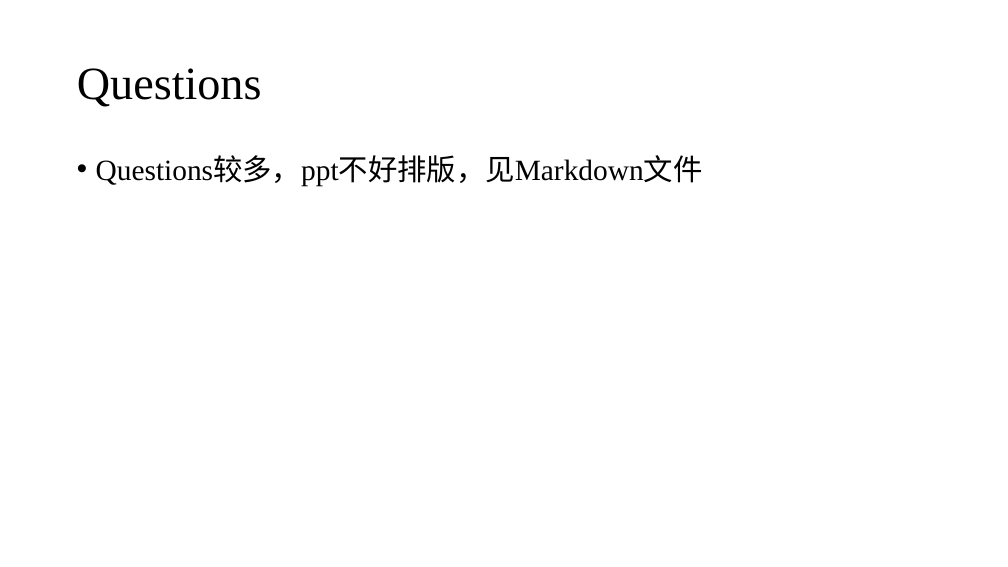
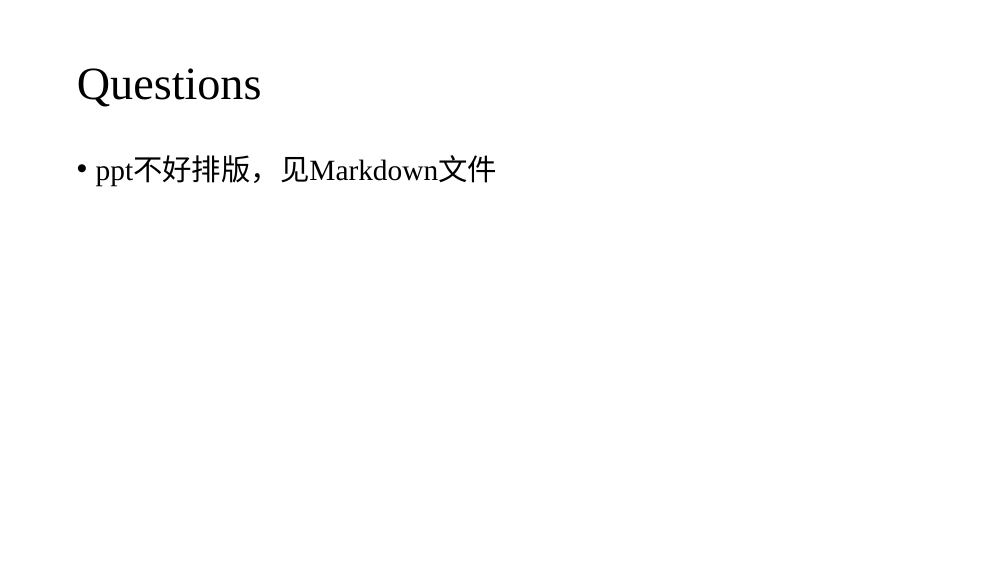
Before and after one commit to charloe2000/charloe2000.github.io, a slide deck: slide 23 of 2021/07/17/Chen_Stochastic_Sparse_Subspace_Clustering_CVPR_2020_paper/Presentation.pptx. Drawn at 1008x567 pixels with LibreOffice and Linux fonts; fonts in the diff are those of the drawing. Boxes give left, top, right and bottom in pixels: in the first picture for what was removed or moved away, otherwise in the second. Text is boxed around its words. In the diff, an @@ line names an element or a change of style, - is before the commit and + after.

```diff
--- a/2021/07/17/Chen_Stochastic_Sparse_Subspace_Clustering_CVPR_2020_paper/Presentation.pptx
+++ b/2021/07/17/Chen_Stochastic_Sparse_Subspace_Clustering_CVPR_2020_paper/Presentation.pptx
@@ text at bbox=[96, 157, 497, 186]: text changed @@
-• Questions较多，ppt不好排版，见Markdown文件
+• ppt不好排版，见Markdown文件
```
Also in this commit, not shown: 4 other slides changed, 3 other files.
